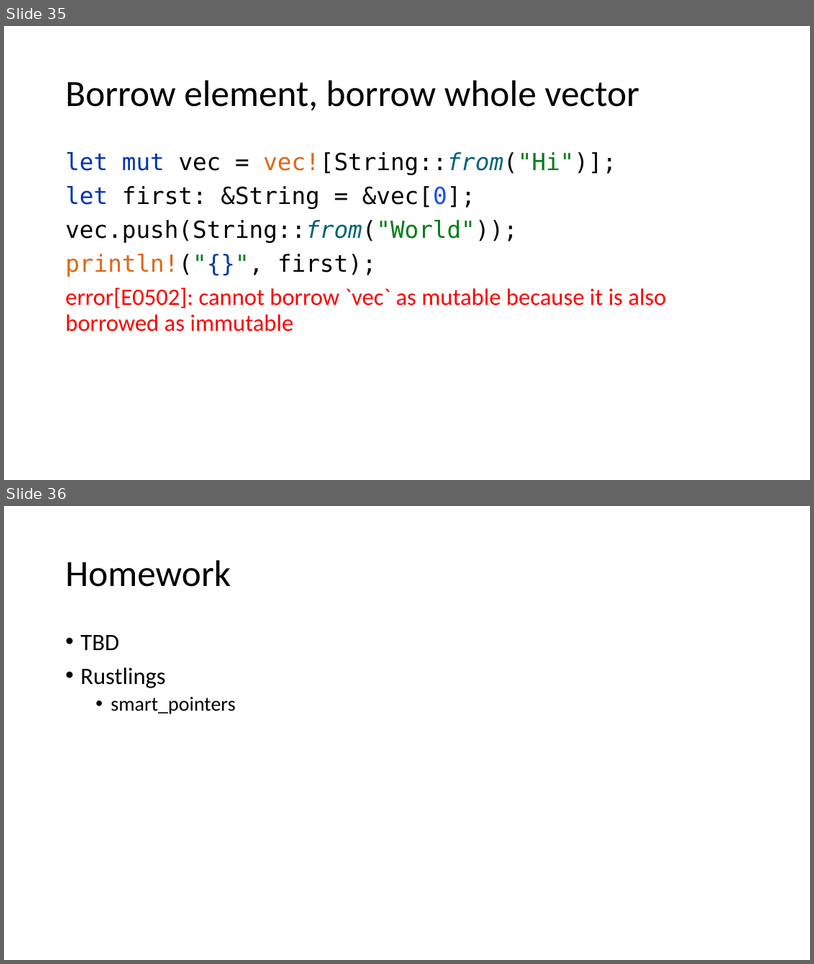
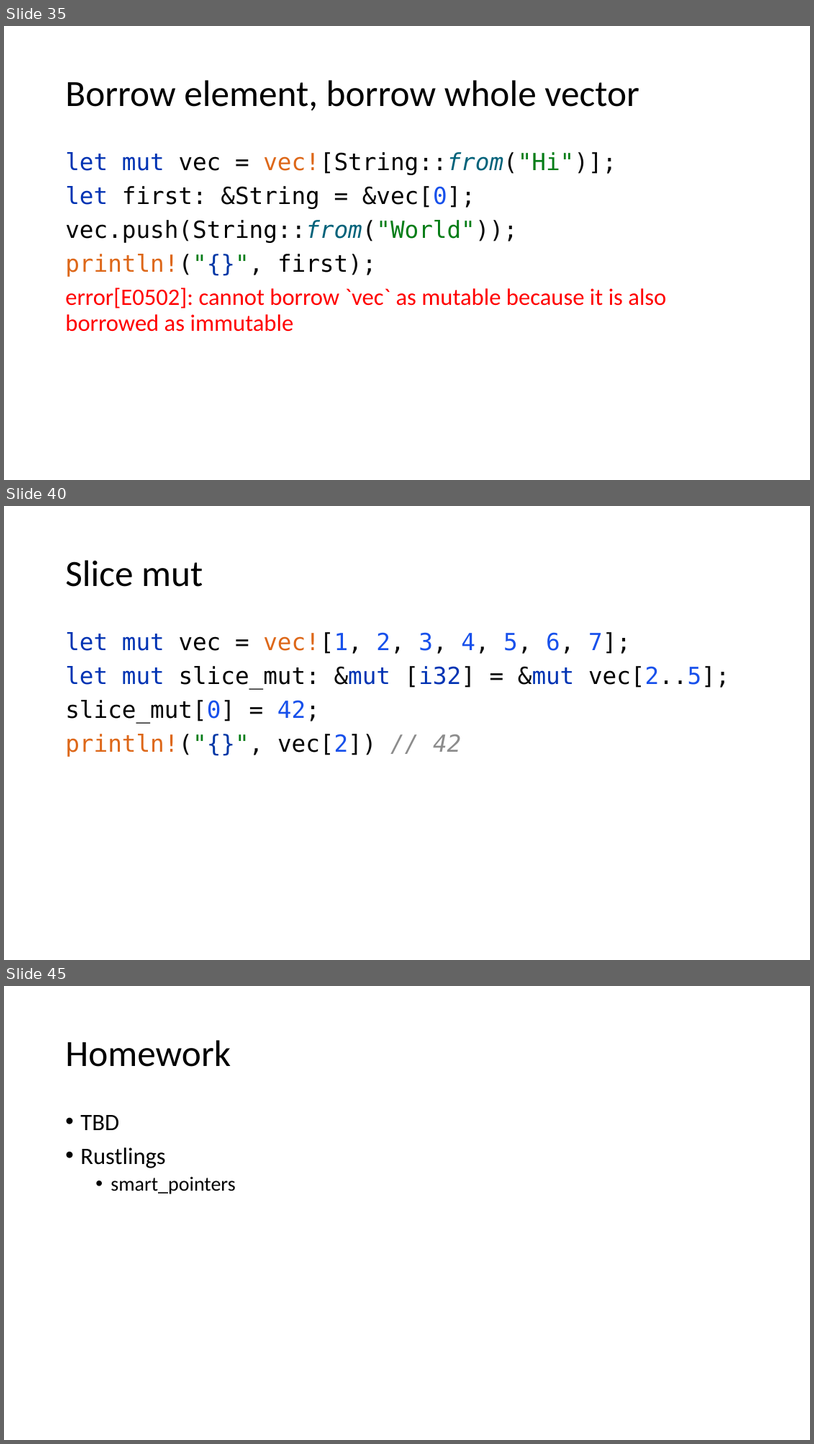
Before and after one commit to kugushev/course-rust-basics, a slide deck: src/05-SmartPointers/05-SmartPointers.pptx. Shown one above the other, each under a label of ours: slides 35 and 36 before the commit, slides 35, 40 and 45 after it; the slides between them are not shown. The pictures are 814x964 and 814x1444 pixels, drawn with LibreOffice and Linux fonts; fonts in the diff are those of the drawing. Boxes give left, top, right and bottom in pixels: in the first picture for what was removed or moved away, otherwise in the second. Text is boxed around its words. In the diff, an @@ line names an element or a change of style, - is before the commit and + after.

```diff
--- a/src/05-SmartPointers/05-SmartPointers.pptx
+++ b/src/05-SmartPointers/05-SmartPointers.pptx
@@ slide 40 added at bbox=[4, 506, 810, 960], background #FFFFFF @@
@@ title added at bbox=[65, 560, 203, 587], 44 pt, text #000000 @@
+Slice mut
@@ text added at bbox=[65, 632, 730, 757], 28 pt, text #080808 @@
+let mut vec = vec![1, 2, 3, 4, 5, 6, 7];
+let mut slice_mut: &mut [i32] = &mut vec[2..5];
+slice_mut[0] = 42;
+println!("{}", vec[2]) // 42
@@ what was slide 36 is now slide 45 @@
```
Also in this commit, not shown: 8 other slides added.
